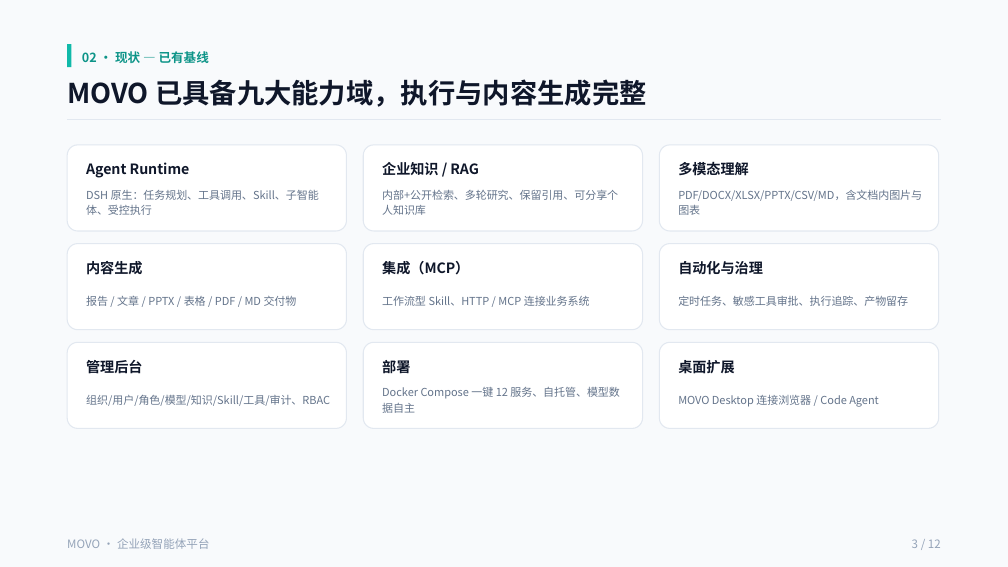
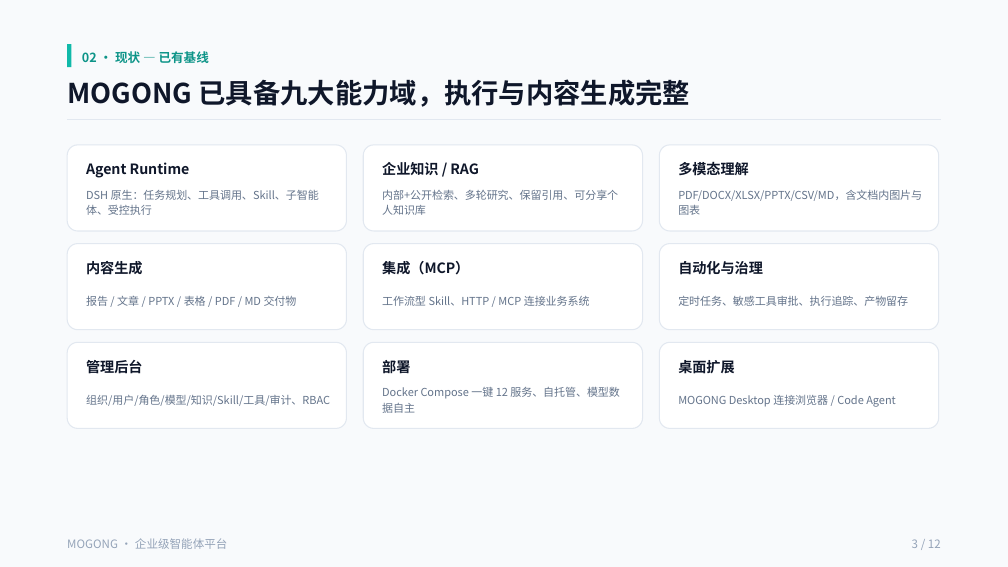
Before and after one commit to cooper2006/mogo, a slide deck: slide 3 of docs/movo-intro-v3.pptx. Drawn at 1008x567 pixels with LibreOffice and Linux fonts; fonts in the diff are those of the drawing. Boxes give left, top, right and bottom in pixels: in the first picture for what was removed or moved away, otherwise in the second. Text is boxed around its words. In the diff, an @@ line names an element or a change of style, - is before the commit and + after.

```diff
--- a/docs/movo-intro-v3.pptx
+++ b/docs/movo-intro-v3.pptx
@@ text at box(67, 79, 691, 107): text changed @@
-MOVO 已具备九大能力域，执行与内容生成完整
+MOGONG 已具备九大能力域，执行与内容生成完整
@@ text at box(678, 395, 896, 407): text changed @@
-MOVO Desktop 连接浏览器 / Code Agent
+MOGONG Desktop 连接浏览器 / Code Agent
@@ text at box(67, 538, 228, 549): text changed @@
-MOVO · 企业级智能体平台
+MOGONG · 企业级智能体平台
```
Also in this commit, not shown: 11 other slides changed, 7 other files.
